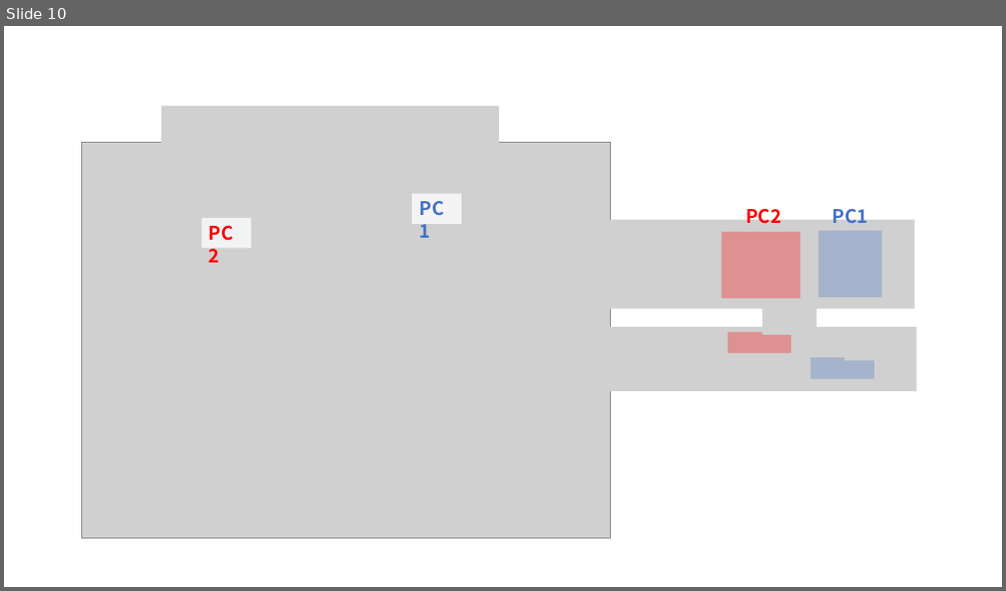
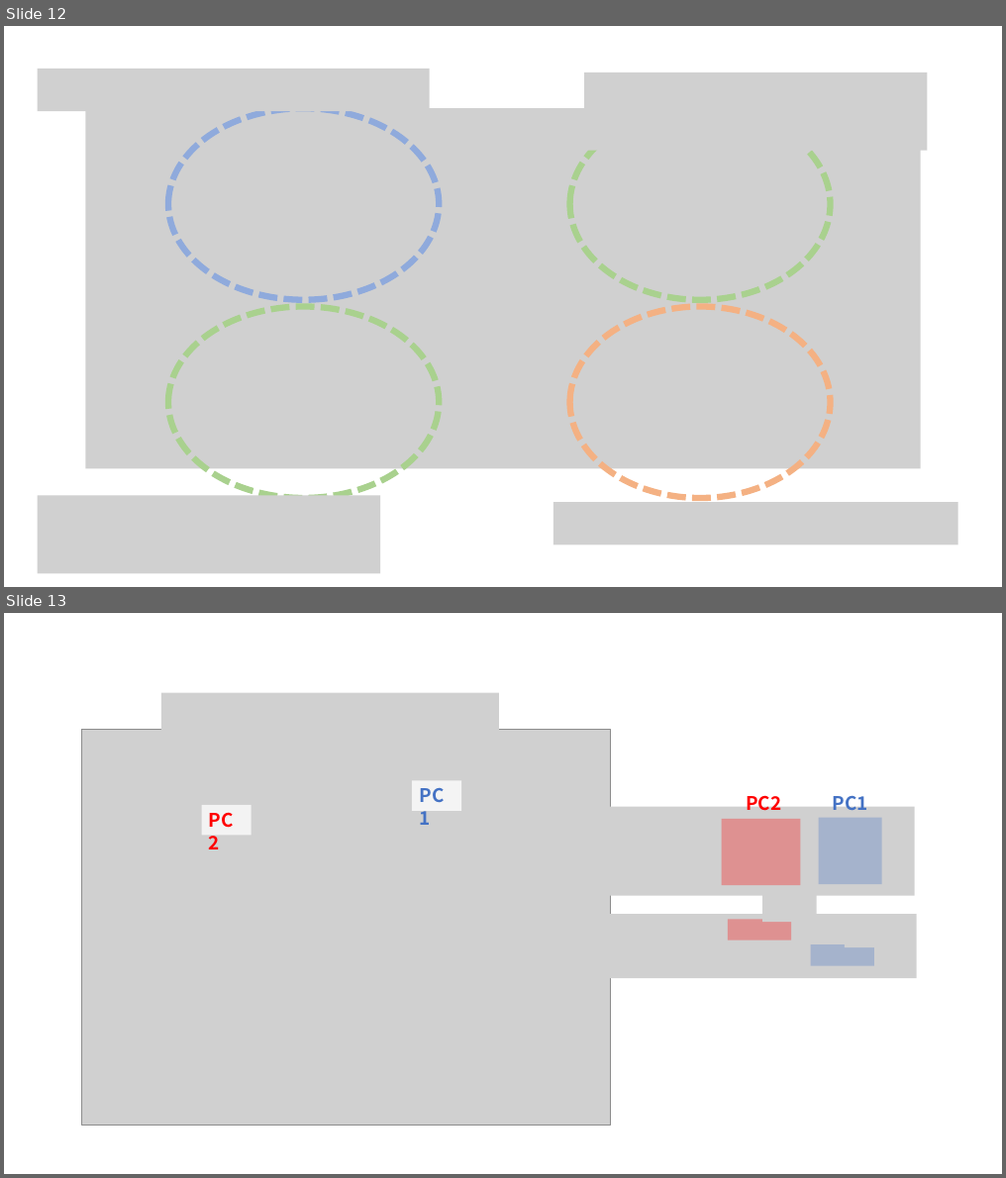
Before and after one commit to answeredbyablemind/answeredbyablemind.github.io, a slide deck: pics/2022-09-28-Mahalanobis_distance/pics.pptx. Shown one above the other, each under a label of ours: slide 10 before the commit, slides 12 and 13 after it. The pictures are 1006x591 and 1006x1178 pixels, drawn with LibreOffice and Linux fonts; fonts in the diff are those of the drawing; grey boxes stand for pictures. Boxes give left, top, right and bottom in pixels: in the first picture for what was removed or moved away, otherwise in the second. Text is boxed around its words. In the diff, an @@ line names an element or a change of style, - is before the commit and + after.

```diff
--- a/pics/2022-09-28-Mahalanobis_distance/pics.pptx
+++ b/pics/2022-09-28-Mahalanobis_distance/pics.pptx
@@ slide 12 added at (x1=4, y1=26, x2=1002, y2=587), background #FFFFFF @@
@@ picture added at (x1=38, y1=69, x2=430, y2=111) @@
@@ picture added at (x1=584, y1=73, x2=927, y2=151) @@
@@ picture added at (x1=85, y1=108, x2=921, y2=470) @@
@@ ellipse added at (x1=168, y1=108, x2=439, y2=300), outline #8FAADC 6 pt dashed @@
@@ ellipse added at (x1=570, y1=108, x2=831, y2=300), outline #A9D18E 6 pt dashed @@
@@ ellipse added at (x1=168, y1=307, x2=439, y2=498), outline #A9D18E 6 pt dashed @@
@@ ellipse added at (x1=570, y1=307, x2=831, y2=498), outline #F4B183 6 pt dashed @@
@@ picture added at (x1=38, y1=496, x2=380, y2=574) @@
@@ picture added at (x1=553, y1=502, x2=958, y2=545) @@
@@ what was slide 10 is now slide 13 @@
```
Also in this commit, not shown: 5 other slides added, 20 other files.
